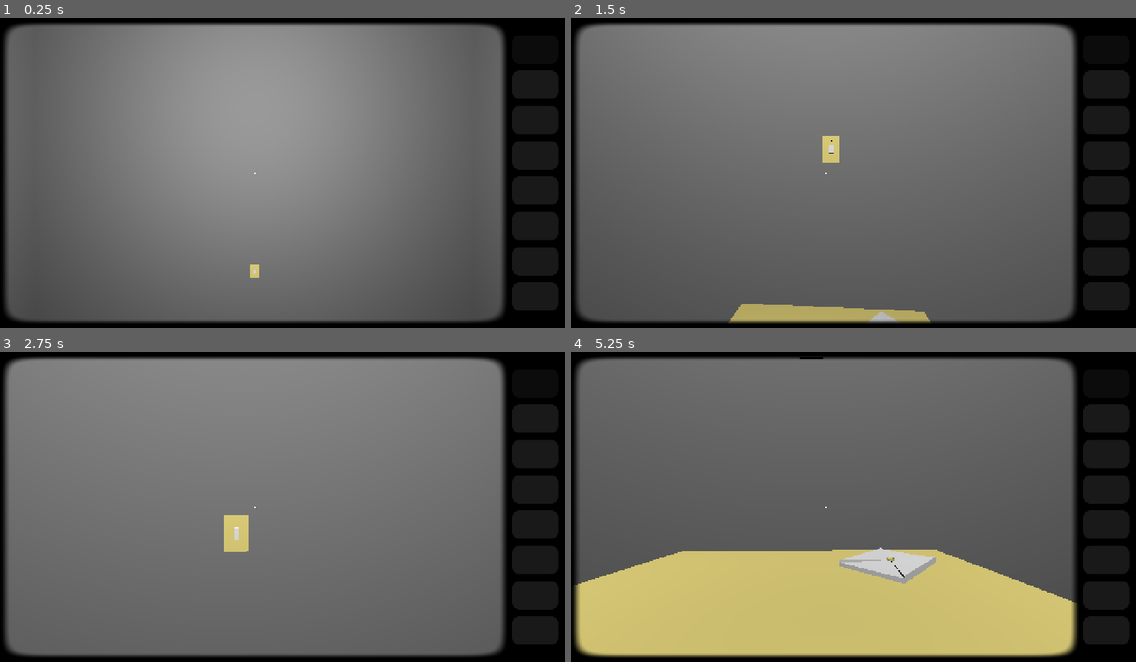
Above: before the commit, frames 1-4 (two rows, left to right).
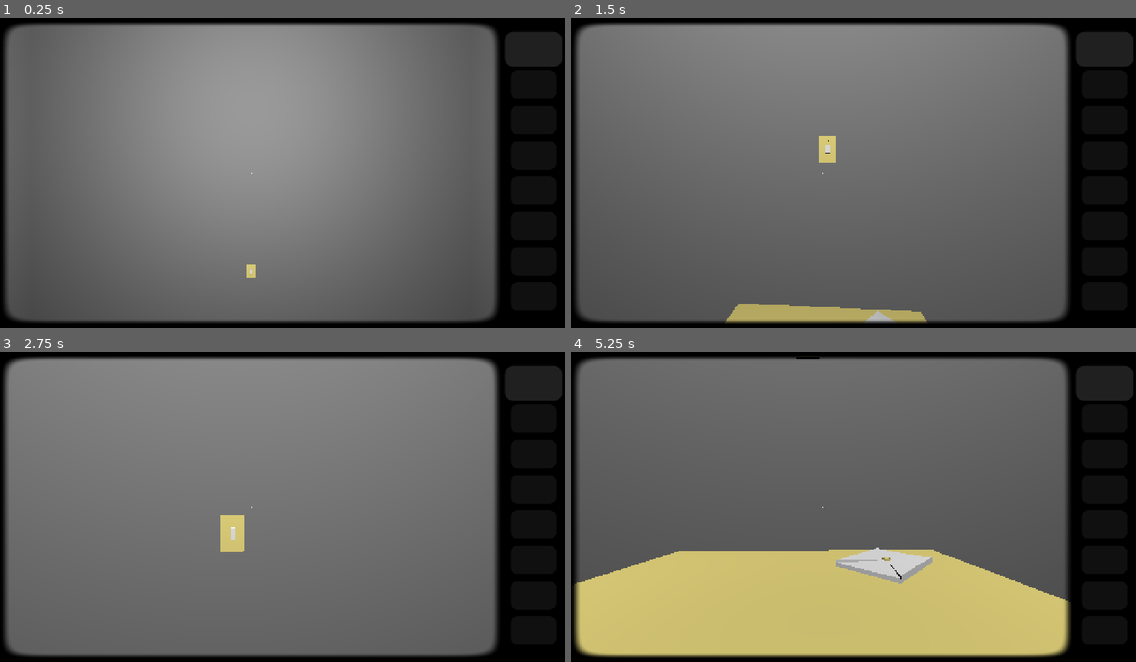
Above: after the commit, the same moments.

Repository: kaikzyx/ermo
Game: Godot game, scene res://source/core/main_ui.tscn
Two runs of this game, one before a commit and one after it. Both use one fixed random seed, a clock stepped at 60 frames per second and the inputs below.
Inputs (mouse positions are in pixels of both pictures, inside the frame that each line leads up to):
- Up to frame 1 (0.25 s): no input
- Up to frame 2 (1.5 s): tap Enter at 0.5 s; move the mouse to (881, 169) at 0.52 s; hold Ctrl (crouch) 0.53-1.28 s; hold W (forward) from 0.53 s (still down); move the mouse to (825, 173) at 1.27 s; click (825, 173) at 1.35 s
- Up to frame 3 (2.75 s): keep holding W (forward); move the mouse to (293, 500) at 2.02 s; right-click (293, 500) at 2.1 s
- Up to frame 4 (5.25 s): keep holding W (forward); tap Space at 2.75, 5 s; move the mouse to (847, 513) at 2.77 s; tap Ctrl (crouch) at 2.85 s; move the mouse to (893, 510) at 3.52 s; click (893, 510) at 3.6 s; tap Enter at 4.25 s; move the mouse to (808, 503) at 4.27 s; right-click (808, 503) at 4.35 s; move the mouse to (859, 507) at 5.02 s; hold Ctrl (crouch) from 5.03 s (still down)

The runs differ from the first frame. In frame 1, 2.3% of the frame differs, in the area x 43-100%, y 2-98%; in frame 2, 2.5%; in frame 3, 2.5%; in frame 4, 2.8%, in the area x 0-100%, y 1-99%.

Commit message:
Added icon to items that are displayed in the inventory slot UI and smooth transitions to the inventory slot UI.

Diff:
--- a/assets/items/key.tres
+++ b/assets/items/key.tres
@@ -1,7 +1,9 @@
-[gd_resource type="Resource" script_class="Item" load_steps=2 format=3 uid="uid://b4jrtjatk8baa"]
+[gd_resource type="Resource" script_class="Item" load_steps=3 format=3 uid="uid://b4jrtjatk8baa"]
 
 [ext_resource type="Script" uid="uid://b8vr41sp52kmg" path="res://source/items/item.gd" id="1_42tpf"]
+[ext_resource type="Texture2D" uid="uid://b5ha1jce6g1e3" path="res://assets/images/key.png" id="1_w4f0c"]
 
 [resource]
 script = ExtResource("1_42tpf")
 name = &"Key"
+icon = ExtResource("1_w4f0c")
--- a/source/core/main_ui.tscn
+++ b/source/core/main_ui.tscn
@@ -102,15 +102,19 @@
 
 [node name="SideBar" type="Control" parent="Container"]
 clip_contents = true
-custom_minimum_size = Vector2(128, 0)
+custom_minimum_size = Vector2(144, 0)
 layout_mode = 2
 size_flags_vertical = 3
 
 [node name="Margin" type="MarginContainer" parent="Container/SideBar"]
 layout_mode = 1
-anchors_preset = 9
+anchors_preset = 13
+anchor_left = 0.5
+anchor_right = 0.5
 anchor_bottom = 1.0
-offset_right = 16.0
+offset_left = -8.0
+offset_right = 8.0
+grow_horizontal = 2
 grow_vertical = 2
 theme_override_constants/margin_left = 8
 theme_override_constants/margin_top = 32
--- a/source/inventory/inventory_slot_ui.gd
+++ b/source/inventory/inventory_slot_ui.gd
@@ -1,29 +1,111 @@
-class_name InventorySlotUI extends Panel
+extends Panel
+class_name InventorySlotUI
 
 signal selected(index: int)
 
 enum State { NONE, HIGHLIGHT, SELECT }
 
-var state: State = State.NONE: set = _set_state
 var slot_index: int = -1
 var has_item: bool = false
+var state: State = State.NONE: set = _set_state
 
-@onready var _label: Label = $Margin/Label
+@onready var base_control: Control = $Base
+@onready var item_icon: TextureRect = $Base/ItemIcon
+
+# Parameters for tweens and visual effects.
+const _TWEEN_DURATION: float = 0.1
+const _TWEEN_TRANSITION: Tween.TransitionType = Tween.TRANS_QUAD
+var _highlight_tween: Tween = null
+var _pulse_tween: Tween = null
+var _refresh_tween: Tween = null
+var _highlight_scale_factor: float = 0.0: set = _set_highlight_scale_factor
+var _pulse_scale_factor: float = 0.0: set = _set_pulse_scale_factor
+var _item_icon_opacity: float = 1.0: set = _set_item_icon_opacity
+var _slot_opacity: float = 1.0: set = _set_slot_opacity
+
+func _ready() -> void:
+	state = State.NONE
+
+func select() -> void:
+	selected.emit(slot_index)
+	_pulse_effect()
 
 func refresh(item: Item) -> void:
 	has_item = item != null
-	_label.text = item.name if has_item else &""
+	_pulse_effect()
 
-func select() -> void:
-	selected.emit(slot_index)
+	# Cancels the previous tween if active.
+	if _refresh_tween != null and _refresh_tween.is_valid():
+		_refresh_tween.kill()
+
+	_refresh_tween = create_tween().set_trans(_TWEEN_TRANSITION).set_parallel(true)
+
+	if has_item:
+		_refresh_tween.tween_callback(item_icon.set_texture.bind(item.icon))
+		_refresh_tween.tween_property(self, ^"_item_icon_opacity", 1.0, _TWEEN_DURATION)
+		_refresh_tween.tween_property(base_control, ^"scale", Vector2.ONE, _TWEEN_DURATION).from(Vector2.ZERO)
+	else:
+		_refresh_tween.tween_property(base_control, ^"scale", Vector2.ZERO, _TWEEN_DURATION).from(Vector2.ONE)
+		_refresh_tween.tween_property(self, ^"_item_icon_opacity", 0.0, _TWEEN_DURATION)
+		_refresh_tween.chain().tween_callback(item_icon.set_texture.bind(null))
+
+func _normal_state_transition() -> void:
+	_highlight_tween.tween_property(item_icon, ^"modulate", Color.WHITE, _TWEEN_DURATION)
+	_highlight_tween.tween_property(self, ^"_slot_opacity", 0.25, _TWEEN_DURATION)
+	_highlight_tween.tween_property(self, ^"_highlight_scale_factor", 0.0, _TWEEN_DURATION)
+
+func _highlight_state_transition() -> void:
+	_highlight_tween.tween_property(item_icon, ^"modulate", Color.WHITE, _TWEEN_DURATION)
+	_highlight_tween.tween_property(self, ^"_slot_opacity", 0.5, _TWEEN_DURATION)
+	_highlight_tween.tween_property(self, ^"_highlight_scale_factor", 0.25, _TWEEN_DURATION)
+
+func _selected_state_transition() -> void:
+	_highlight_tween.tween_property(item_icon, ^"modulate", Color.BLACK, _TWEEN_DURATION)
+	_highlight_tween.tween_property(self, ^"_slot_opacity", 1.0, _TWEEN_DURATION)
+	_highlight_tween.tween_property(self, ^"_highlight_scale_factor", 0.0, _TWEEN_DURATION)
+
+func _pulse_effect() -> void:
+	# Cancels the pulse tween if active.
+	if _pulse_tween != null and _pulse_tween.is_valid():
+		_pulse_tween.kill()
+
+	_pulse_tween = create_tween().set_trans(_TWEEN_TRANSITION)
+	_pulse_tween.tween_property(self, ^"_pulse_scale_factor", 0.25, _TWEEN_DURATION)
+	_pulse_tween.tween_property(self, ^"_pulse_scale_factor", 0.0, _TWEEN_DURATION)
 
 func _set_state(value: State) -> void:
 	state = value
 
+	# Cancels the highlight tween if active.
+	if _highlight_tween != null and _highlight_tween.is_valid():
+		_highlight_tween.kill()
+
+	_highlight_tween = create_tween().set_trans(_TWEEN_TRANSITION).set_parallel(true)
+
 	match value:
 		State.NONE:
-			self_modulate.a = 1.0
+			_normal_state_transition()
 		State.HIGHLIGHT:
-			self_modulate.a = 0.5
+			_highlight_state_transition()
 		State.SELECT:
-			self_modulate.a = 0.1
+			_selected_state_transition()
+
+func _update_scale() -> void:
+	# Updates the scale by combining highlight and pulse effects.
+	scale = Vector2.ONE * (1.0 + _highlight_scale_factor + _pulse_scale_factor)
+
+func _set_highlight_scale_factor(value: float) -> void:
+	_highlight_scale_factor = value
+	_update_scale()
+
+func _set_pulse_scale_factor(value: float) -> void:
+	_pulse_scale_factor = value
+	_update_scale()
+
+func _set_item_icon_opacity(value: float) -> void:
+	_item_icon_opacity = value
+	item_icon.modulate.a = value
+
+func _set_slot_opacity(value: float) -> void:
+	_slot_opacity = value
+	self_modulate.a = value
--- a/source/inventory/inventory_slot_ui.tscn
+++ b/source/inventory/inventory_slot_ui.tscn
@@ -3,7 +3,7 @@
 [ext_resource type="Script" uid="uid://cb2osp2rit5to" path="res://source/inventory/inventory_slot_ui.gd" id="1_oqn25"]
 
 [sub_resource type="StyleBoxFlat" id="StyleBoxFlat_ee6fu"]
-bg_color = Color(0.0980392, 0.0980392, 0.0980392, 1)
+bg_color = Color(0.25098, 0.25098, 0.25098, 1)
 corner_radius_top_left = 16
 corner_radius_top_right = 16
 corner_radius_bottom_right = 16
@@ -13,29 +13,27 @@
 custom_minimum_size = Vector2(104, 64)
 offset_right = 104.0
 offset_bottom = 64.0
+pivot_offset = Vector2(52, 32)
 size_flags_horizontal = 4
 size_flags_vertical = 4
 focus_mode = 2
 theme_override_styles/panel = SubResource("StyleBoxFlat_ee6fu")
 script = ExtResource("1_oqn25")
 
-[node name="Margin" type="MarginContainer" parent="."]
+[node name="Base" type="MarginContainer" parent="."]
 layout_mode = 1
 anchors_preset = 15
 anchor_right = 1.0
 anchor_bottom = 1.0
-offset_top = -3.0
-offset_bottom = 3.0
 grow_horizontal = 2
 grow_vertical = 2
+pivot_offset = Vector2(52, 32)
 theme_override_constants/margin_left = 8
 theme_override_constants/margin_top = 8
 theme_override_constants/margin_right = 8
 theme_override_constants/margin_bottom = 8
 
-[node name="Label" type="Label" parent="Margin"]
-custom_minimum_size = Vector2(64, 54)
+[node name="ItemIcon" type="TextureRect" parent="Base"]
+texture_filter = 1
 layout_mode = 2
-horizontal_alignment = 1
-vertical_alignment = 1
-autowrap_mode = 1
+stretch_mode = 5
--- a/source/inventory/inventory_ui.tscn
+++ b/source/inventory/inventory_ui.tscn
@@ -3,6 +3,7 @@
 [ext_resource type="Script" uid="uid://ogwxwuxhmv3n" path="res://source/inventory/inventory_ui.gd" id="1_c32dy"]
 
 [node name="InventoryUI" type="ScrollContainer"]
+clip_contents = false
 size_flags_horizontal = 3
 size_flags_vertical = 3
 mouse_filter = 2
--- a/source/items/item.gd
+++ b/source/items/item.gd
@@ -1,3 +1,4 @@
 class_name Item extends Resource
 
 @export var name: StringName = &""
+@export var icon: Texture2D = null
Binary file added: assets/images/key.png
Not shown, added: assets/images/key.png.import
